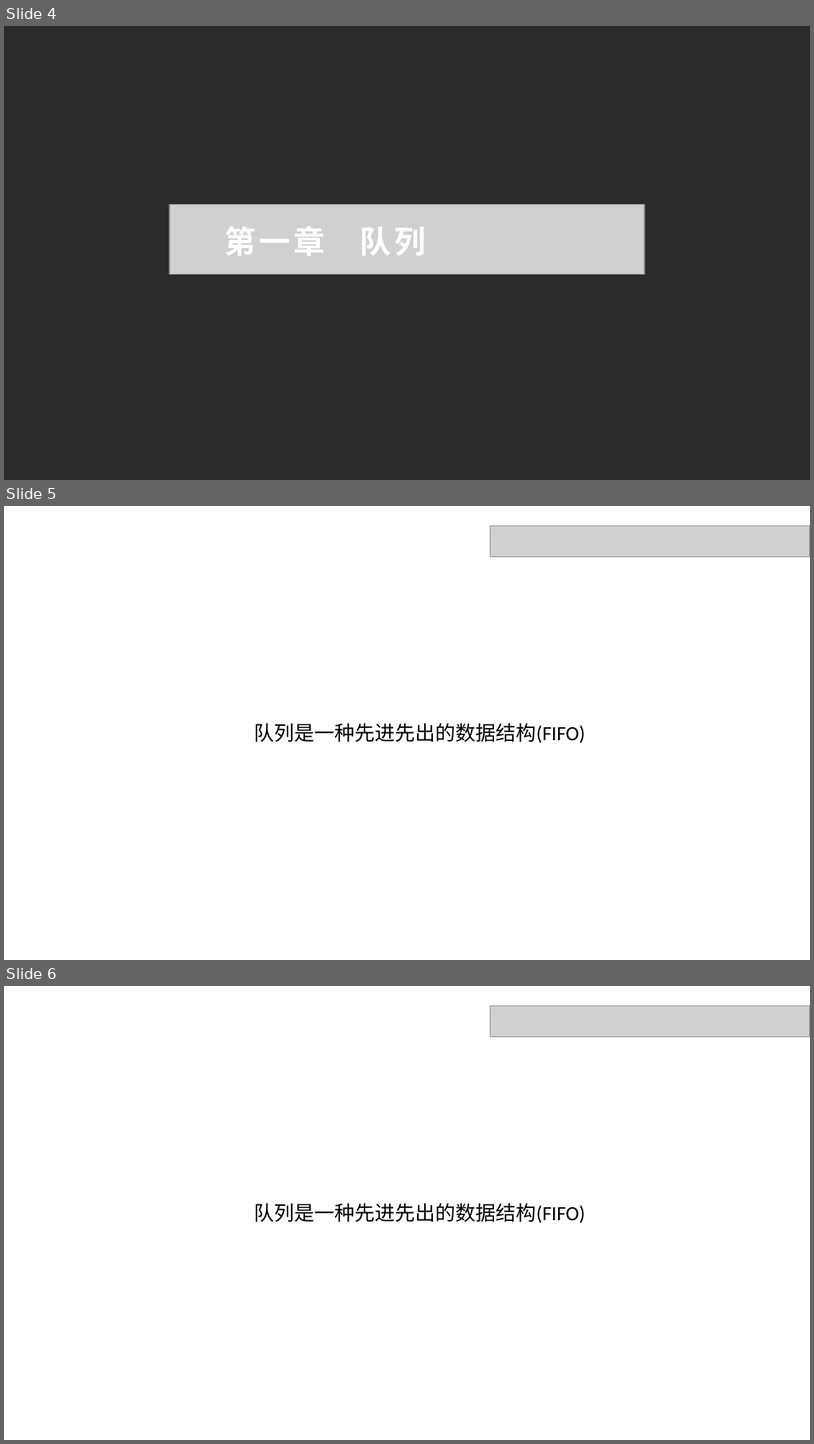
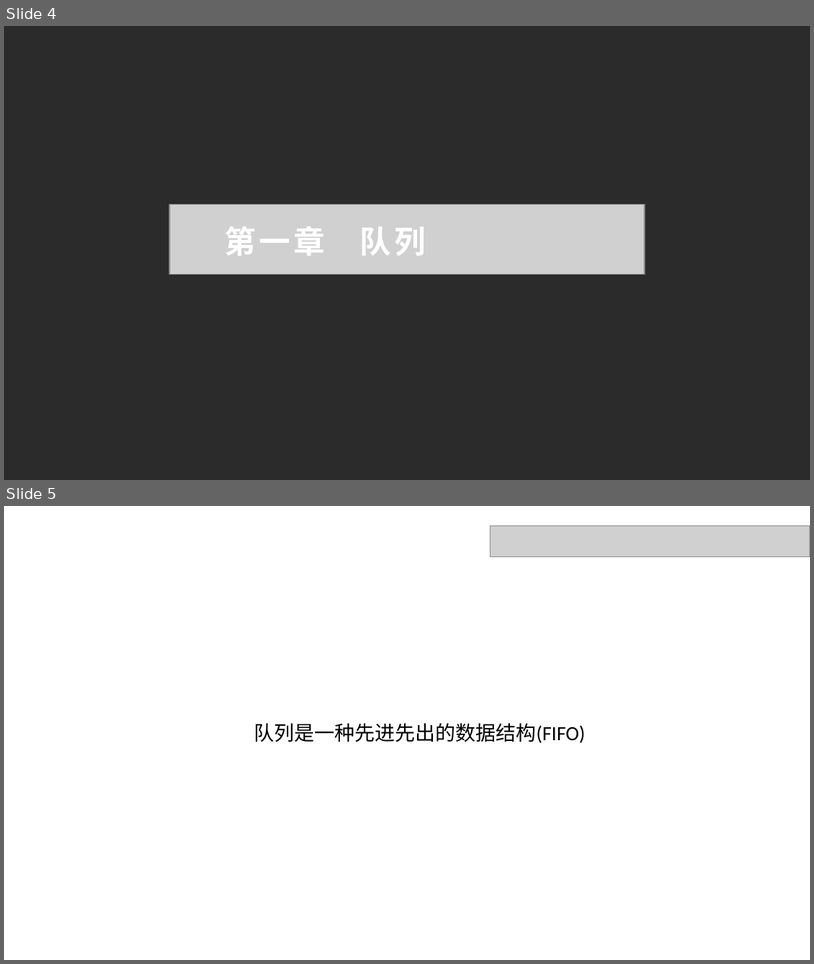
Before and after one commit to dxh122685692/doc, a slide deck: 分享.pptx. Shown one above the other, each under a label of ours: slides 4, 5 and 6 before the commit, slides 4 and 5 after it. The pictures are 814x1444 and 814x964 pixels, drawn with LibreOffice and Linux fonts; fonts in the diff are those of the drawing; grey boxes stand for pictures; background and template pictures are left out; a plain dark background stands for a picture behind light text. Boxes give left, top, right and bottom in pixels: in the first picture for what was removed or moved away, otherwise in the second. Text is boxed around its words. In the diff, an @@ line names an element or a change of style, - is before the commit and + after.

```diff
--- a/分享.pptx
+++ b/分享.pptx
@@ slide 5 removed at bbox=[4, 506, 810, 960], background #FFFFFF @@
@@ picture removed at bbox=[490, 526, 810, 557] @@
@@ text removed at bbox=[255, 723, 586, 743] @@
-队列是一种先进先出的数据结构(FIFO)
@@ what was slide 6 is now slide 5 @@
```
Also in this commit, not shown: 1 slide added.
